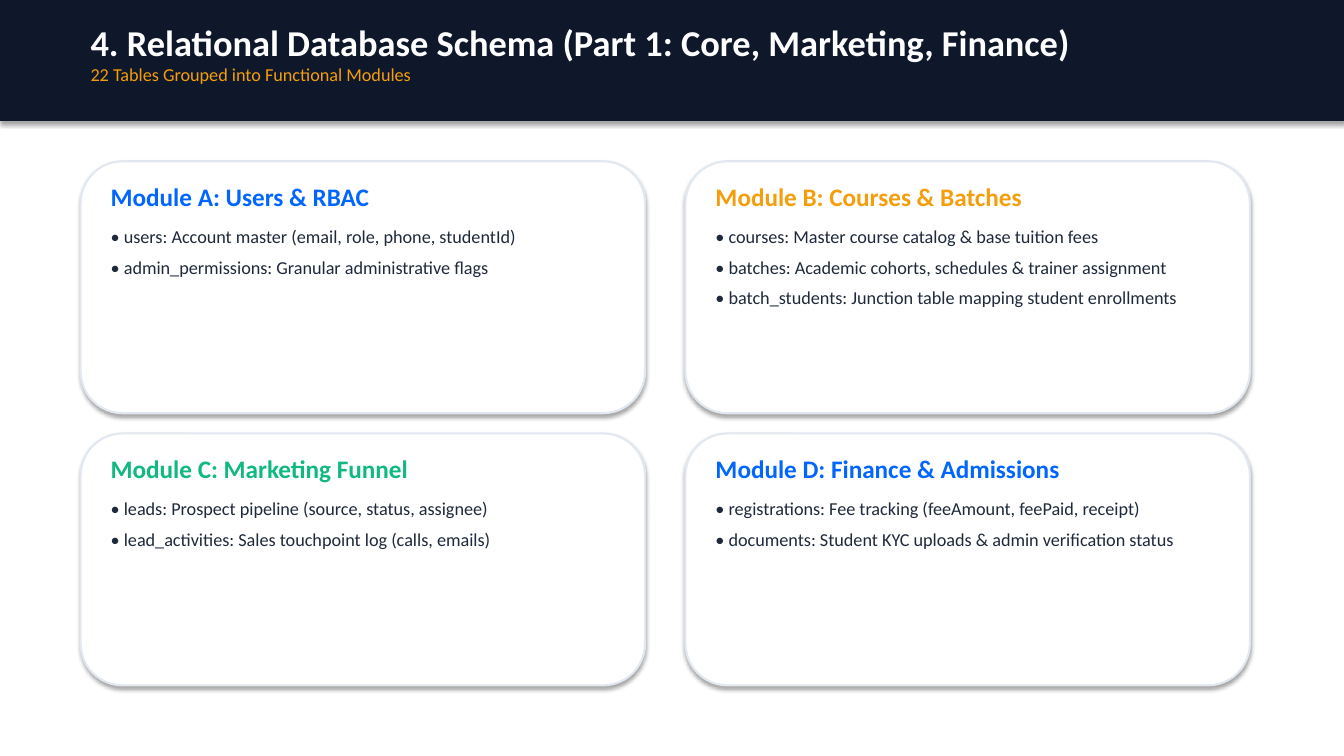
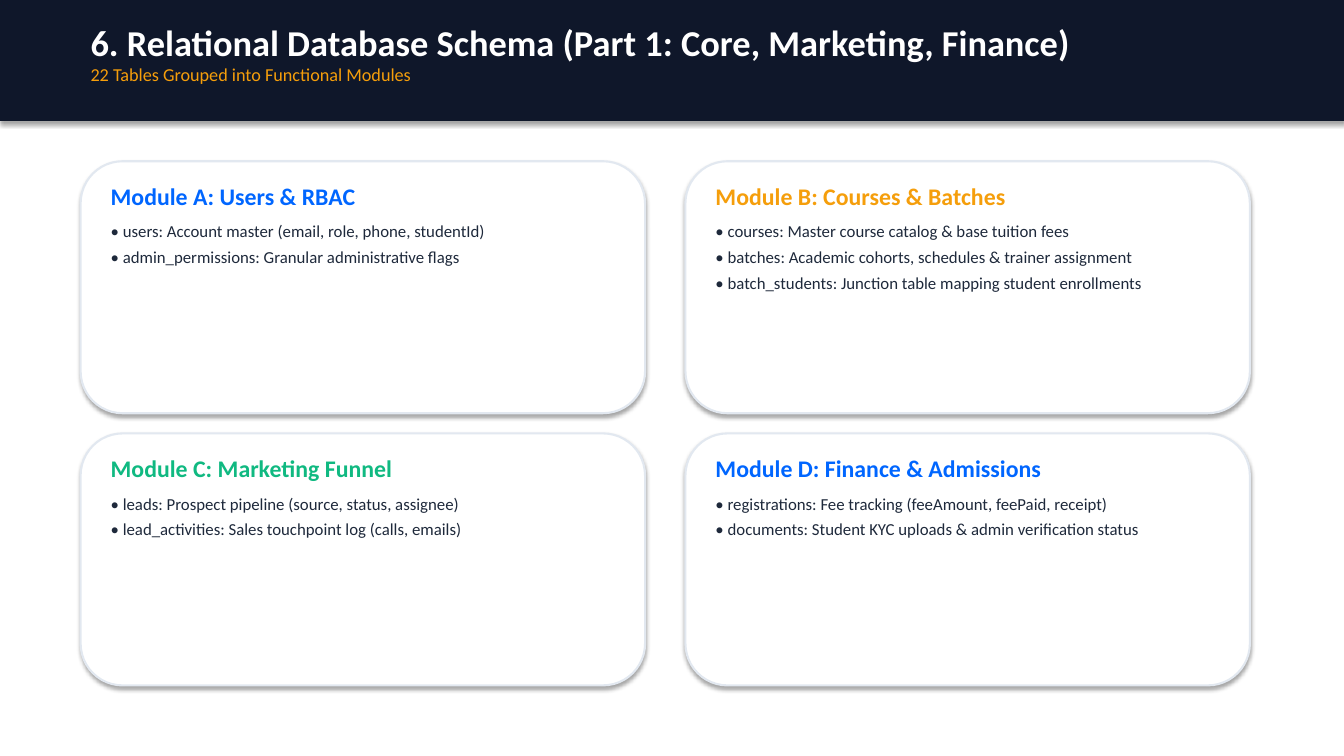
Before and after one commit to Devanshgupta712/Eduflow, a slide deck: slide 7 of LMS_Data_Architecture_and_Flow.pptx (slide 5 before the commit). Drawn at 1344x756 pixels with LibreOffice and Linux fonts; fonts in the diff are those of the drawing. Boxes give left, top, right and bottom in pixels: in the first picture for what was removed or moved away, otherwise in the second. Text is boxed around its words. In the diff, an @@ line names an element or a change of style, - is before the commit and + after.

Commit message:
Add dedicated ER diagram and Foreign Key table connection slides to LMS PowerPoint presentation

```diff
--- a/LMS_Data_Architecture_and_Flow.pptx
+++ b/LMS_Data_Architecture_and_Flow.pptx
@@ text at [91, 29, 1069, 62]: text changed @@
-4. Relational Database Schema (Part 1: Core, Marketing, Finance)
+6. Relational Database Schema (Part 1: Core, Marketing, Finance)
@@ text "Module A: Users & RBAC" at [111, 188, 484, 266]: size 18 to 17 pt in "Module A: Users & RBAC"; size 13 to 12 pt in "• users: Account master (email, role, phone, ...", "• admin_permissions: Granular administrative flags"; less space between paragraphs @@
@@ text "Module B: Courses & Batches" at [715, 188, 1142, 292]: size 18 to 17 pt in "Module B: Courses & Batches"; size 13 to 12 pt in "• courses: Master course catalog & base ...", "• batches: Academic cohorts, schedules & trainer ...", "• batch_students: Junction table mapping student enrollments"; less space between paragraphs @@
@@ text "Module C: Marketing Funnel" at [111, 460, 461, 538]: size 18 to 17 pt in "Module C: Marketing Funnel"; size 13 to 12 pt in "• leads: Prospect pipeline (source, status, assignee)", "• lead_activities: Sales touchpoint log (calls, emails)"; less space between paragraphs @@
@@ text "Module D: Finance & Admissions" at [715, 460, 1139, 538]: size 18 to 17 pt in "Module D: Finance & Admissions"; size 13 to 12 pt in "• registrations: Fee tracking (feeAmount, feePaid, receipt)", "• documents: Student KYC uploads & admin ..."; less space between paragraphs @@
```
Also in this commit, not shown: 9 other slides changed, 2 slides added, 2 other files.
